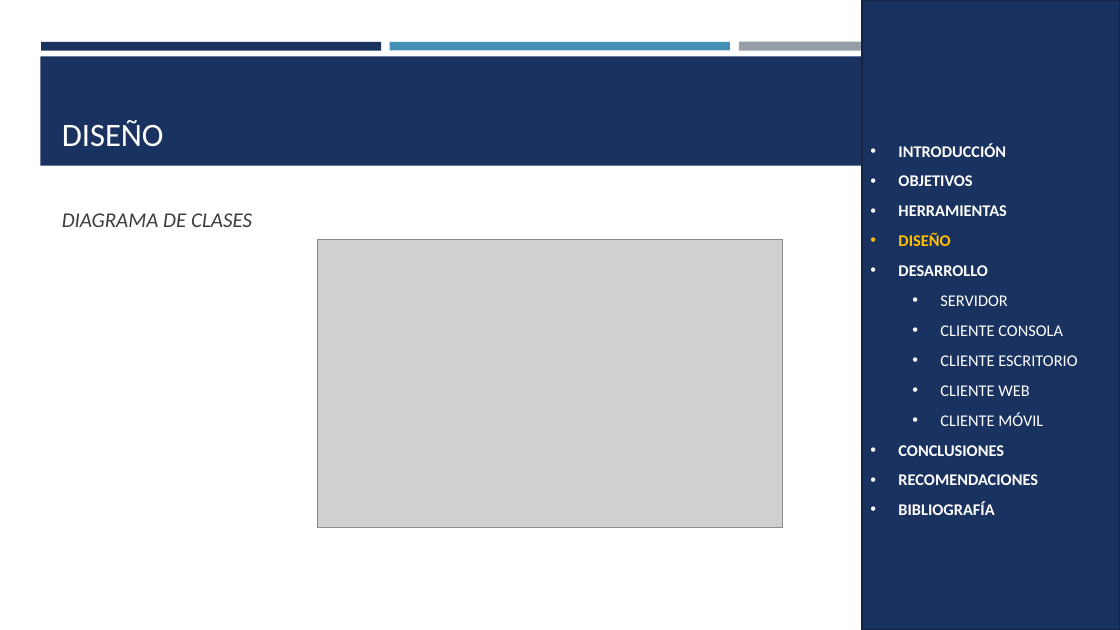
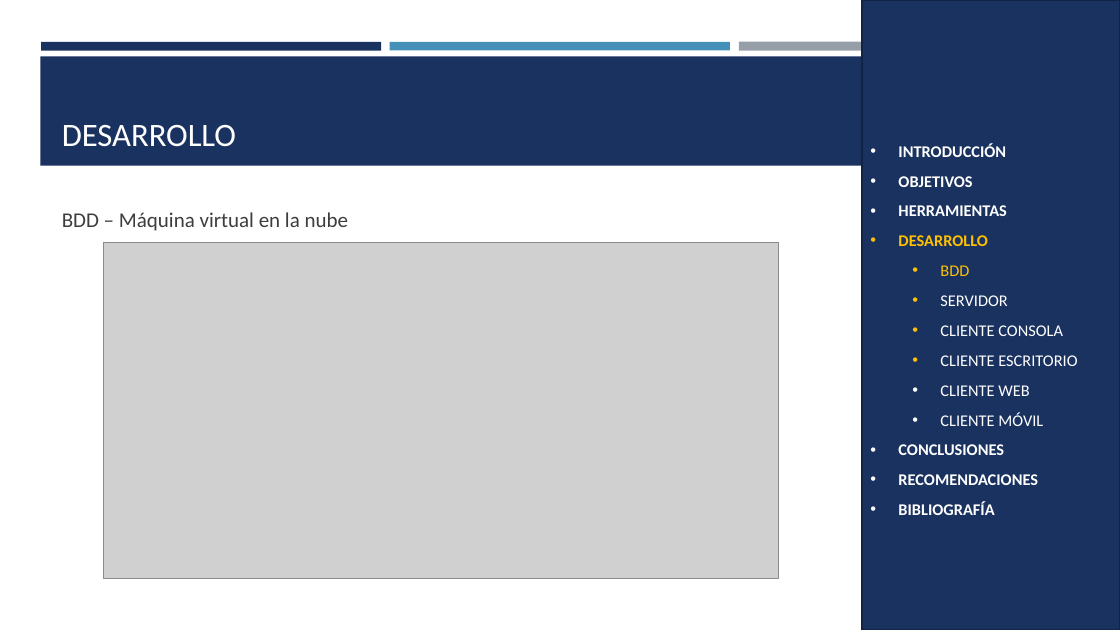
Before and after one commit to SDDrouet/Viajecito_Java_Restful, a slide deck: slide 6 of 04. DOCUMENTACIÓN/VIAJECITO_REST_JAVA_PRESENTACIÓN_GR03.pptx (slide 7 before the commit). Drawn at 1120x630 pixels with LibreOffice and Linux fonts; fonts in the diff are those of the drawing; grey boxes stand for pictures. Boxes give left, top, right and bottom in pixels: in the first picture for what was removed or moved away, otherwise in the second. Text is boxed around its words. In the diff, an @@ line names an element or a change of style, - is before the commit and + after.

```diff
--- a/04. DOCUMENTACIÓN/VIAJECITO_REST_JAVA_PRESENTACIÓN_GR03.pptx
+++ b/04. DOCUMENTACIÓN/VIAJECITO_REST_JAVA_PRESENTACIÓN_GR03.pptx
@@ rectangle "INTRODUCCIÓN" at box(862, 0, 1120, 630): outline #132547 1.75 pt to #122446 1.75 pt @@
@@ title at box(62, 125, 236, 147): text changed @@
-DISEÑO
+DESARROLLO
@@ text in rectangle at box(898, 144, 1077, 515): text colour #FFFFFF to #FFC000 in "DESARROLLO" @@
@@ text at box(62, 212, 348, 231): text changed; italic off @@
-DIAGRAMA DE CLASES
+BDD – Máquina virtual en la nube
@@ text in rectangle at box(898, 233, 950, 246): paragraph removed @@
-• DISEÑO
@@ picture: place and size @@
-picture at box(318, 239, 783, 528)
+picture at box(103, 242, 779, 578)
@@ text in rectangle at box(940, 265, 969, 276): paragraph added @@
+  • BDD
```
Also in this commit, not shown: 38 other slides changed, 8 slides added, 18 other files.
